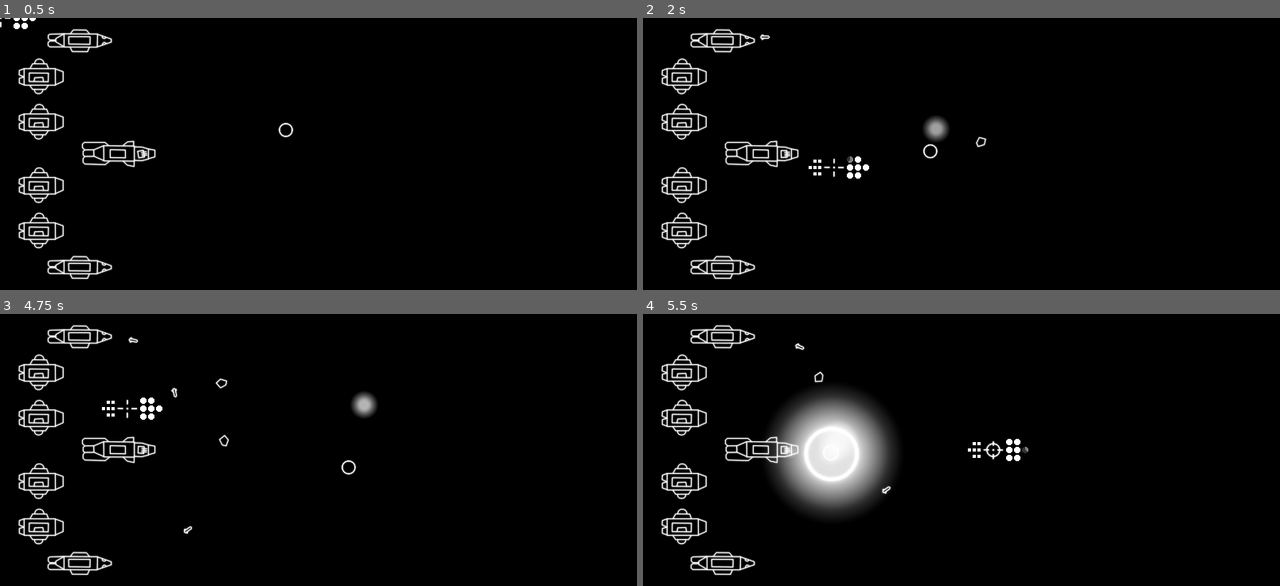
Above: before the commit, frames 1-4 (two rows, left to right).
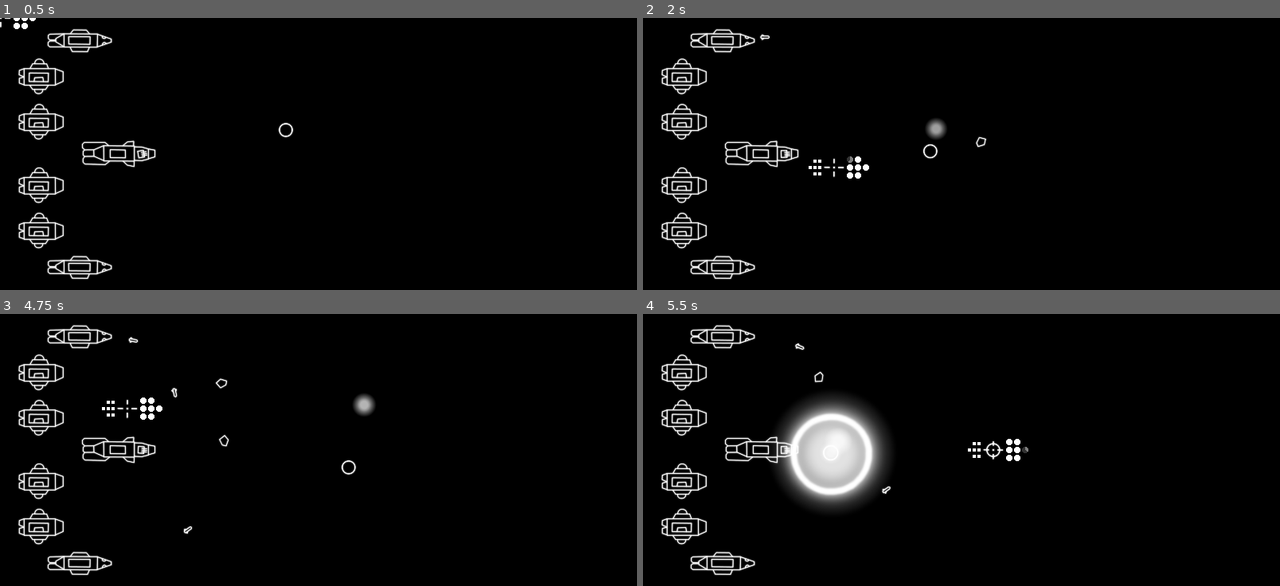
Above: after the commit, the same moments.

Repository: couaky/crossing-the-field
Game: Godot game, scene res://main/Main.tscn
Same seed, same stepped clock (60 frames per second), same inputs: the game is played once before the commit and once after it.
Inputs (mouse positions are in pixels of both pictures, inside the frame that each line leads up to):
- Up to frame 1 (0.5 s): no input
- Up to frame 2 (2 s): move the mouse to (1101, 140) at 0.52 s; tap Q (fire_cannons) at 0.6 s; move the mouse to (834, 167) at 1.27 s; tap A (fire_torpedo_A) at 1.35 s
- Up to frame 3 (4.75 s): move the mouse to (382, 390) at 2.02 s; tap one key every 0.75 s from 2.1 s: W (fire_torpedo_B) Q (fire_cannons) A (fire_torpedo_A) W (fire_torpedo_B); move the mouse to (286, 504) at 2.77 s; move the mouse to (509, 490) at 3.52 s; move the mouse to (127, 409) at 4.27 s
- Up to frame 4 (5.5 s): move the mouse to (993, 450) at 5.02 s; tap Q (fire_cannons) at 5.1 s

Frame 1 is identical in both runs. In frame 2, 0.2% of the frame differs, in the area x 44-48%, y 36-46%; in frame 3, 0.2%; in frame 4, 3.1%, in the area x 21-39%, y 30-72%.

Commit message:
Better explosions with scale

Diff:
--- a/components/Explosion.gd
+++ b/components/Explosion.gd
@@ -3,22 +3,18 @@
 
 
 func shell_explosion():
-	$Sprite.scale = Vector2(0.2, 0.2)
 	$AnimationPlayer.play("ShellExplosion")
 
 
 func asteroid_explosion():
-	$Sprite.scale = Vector2(0.3, 0.3)
 	$AnimationPlayer.play("AsteroidExplosion")
 
 
 func cannon_fire():
-	$Sprite.scale = Vector2(0.1, 0.1)
-	$AnimationPlayer.play("ShellExplosion")
+	$AnimationPlayer.play("ShellFire")
 
 
 func torpedo_explosion():
-	$Sprite.scale = Vector2(0.8, 0.8)
 	$AnimationPlayer.play("TorpedoExplosion")
 
 
--- a/components/Explosion.tscn
+++ b/components/Explosion.tscn
@@ -1,11 +1,11 @@
-[gd_scene load_steps=7 format=2]
+[gd_scene load_steps=8 format=2]
 
 [ext_resource path="res://assets/Explosion.png" type="Texture" id=1]
 [ext_resource path="res://components/Explosion.gd" type="Script" id=2]
 
 [sub_resource type="Animation" id=3]
 resource_name = "AsteroidExplosion"
-length = 0.5
+length = 0.6
 tracks/0/type = "value"
 tracks/0/path = NodePath("Sprite:modulate")
 tracks/0/interp = 1
@@ -13,10 +13,22 @@
 tracks/0/imported = false
 tracks/0/enabled = true
 tracks/0/keys = {
-"times": PoolRealArray( 0, 0.1, 0.5 ),
+"times": PoolRealArray( 0, 0.1, 0.6 ),
 "transitions": PoolRealArray( 1, 1, 1 ),
 "update": 0,
 "values": [ Color( 1, 1, 1, 0 ), Color( 1, 1, 1, 1 ), Color( 1, 1, 1, 0 ) ]
+}
+tracks/1/type = "value"
+tracks/1/path = NodePath("Sprite:scale")
+tracks/1/interp = 1
+tracks/1/loop_wrap = true
+tracks/1/imported = false
+tracks/1/enabled = true
+tracks/1/keys = {
+"times": PoolRealArray( 0, 0.1, 0.2, 0.6 ),
+"transitions": PoolRealArray( 1, 1, 1, 1 ),
+"update": 0,
+"values": [ Vector2( 0.1, 0.1 ), Vector2( 0.3, 0.3 ), Vector2( 0.3, 0.3 ), Vector2( 0.2, 0.2 ) ]
 }
 
 [sub_resource type="Animation" id=1]
@@ -33,10 +45,23 @@
 "update": 0,
 "values": [ Color( 1, 1, 1, 0 ) ]
 }
+tracks/1/type = "value"
+tracks/1/path = NodePath("Sprite:scale")
+tracks/1/interp = 1
+tracks/1/loop_wrap = true
+tracks/1/imported = false
+tracks/1/enabled = true
+tracks/1/keys = {
+"times": PoolRealArray( 0 ),
+"transitions": PoolRealArray( 1 ),
+"update": 0,
+"values": [ Vector2( 0.2, 0.2 ) ]
+}
 
 [sub_resource type="Animation" id=2]
 resource_name = "ShellExplosion"
 length = 0.5
+step = 0.05
 tracks/0/type = "value"
 tracks/0/path = NodePath("Sprite:modulate")
 tracks/0/interp = 1
@@ -49,10 +74,23 @@
 "update": 0,
 "values": [ Color( 1, 1, 1, 0 ), Color( 1, 1, 1, 1 ), Color( 1, 1, 1, 0 ) ]
 }
+tracks/1/type = "value"
+tracks/1/path = NodePath("Sprite:scale")
+tracks/1/interp = 1
+tracks/1/loop_wrap = true
+tracks/1/imported = false
+tracks/1/enabled = true
+tracks/1/keys = {
+"times": PoolRealArray( 0, 0.1, 0.5 ),
+"transitions": PoolRealArray( 1, 1, 1 ),
+"update": 0,
+"values": [ Vector2( 0.1, 0.1 ), Vector2( 0.2, 0.2 ), Vector2( 0.1, 0.1 ) ]
+}
 
-[sub_resource type="Animation" id=4]
-resource_name = "TorpedoExplosion"
+[sub_resource type="Animation" id=5]
+resource_name = "ShellFire"
 length = 0.5
+step = 0.05
 tracks/0/type = "value"
 tracks/0/path = NodePath("Sprite:modulate")
 tracks/0/interp = 1
@@ -65,19 +103,60 @@
 "update": 0,
 "values": [ Color( 1, 1, 1, 0 ), Color( 1, 1, 1, 1 ), Color( 1, 1, 1, 0 ) ]
 }
+tracks/1/type = "value"
+tracks/1/path = NodePath("Sprite:scale")
+tracks/1/interp = 1
+tracks/1/loop_wrap = true
+tracks/1/imported = false
+tracks/1/enabled = true
+tracks/1/keys = {
+"times": PoolRealArray( 0, 0.1, 0.5 ),
+"transitions": PoolRealArray( 1, 1, 1 ),
+"update": 0,
+"values": [ Vector2( 0.05, 0.05 ), Vector2( 0.1, 0.1 ), Vector2( 0.05, 0.05 ) ]
+}
+
+[sub_resource type="Animation" id=4]
+resource_name = "TorpedoExplosion"
+length = 0.6
+tracks/0/type = "value"
+tracks/0/path = NodePath("Sprite:modulate")
+tracks/0/interp = 1
+tracks/0/loop_wrap = true
+tracks/0/imported = false
+tracks/0/enabled = true
+tracks/0/keys = {
+"times": PoolRealArray( 0, 0.1, 0.2, 0.6 ),
+"transitions": PoolRealArray( 1, 1, 1, 1 ),
+"update": 0,
+"values": [ Color( 1, 1, 1, 0 ), Color( 1, 1, 1, 1 ), Color( 1, 1, 1, 1 ), Color( 1, 1, 1, 0 ) ]
+}
+tracks/1/type = "value"
+tracks/1/path = NodePath("Sprite:scale")
+tracks/1/interp = 1
+tracks/1/loop_wrap = true
+tracks/1/imported = false
+tracks/1/enabled = true
+tracks/1/keys = {
+"times": PoolRealArray( 0, 0.1, 0.2, 0.6 ),
+"transitions": PoolRealArray( 1, 1, 1, 1 ),
+"update": 0,
+"values": [ Vector2( 0.2, 0.2 ), Vector2( 1, 1 ), Vector2( 0.8, 0.8 ), Vector2( 0.2, 0.2 ) ]
+}
 
 [node name="Explosion" type="Node2D"]
 script = ExtResource( 2 )
 
 [node name="Sprite" type="Sprite" parent="."]
 modulate = Color( 1, 1, 1, 0 )
-scale = Vector2( 0.3, 0.3 )
+scale = Vector2( 0.2, 0.2 )
 texture = ExtResource( 1 )
 
 [node name="AnimationPlayer" type="AnimationPlayer" parent="."]
 anims/AsteroidExplosion = SubResource( 3 )
 anims/RESET = SubResource( 1 )
 anims/ShellExplosion = SubResource( 2 )
+anims/ShellFire = SubResource( 5 )
 anims/TorpedoExplosion = SubResource( 4 )
 
 [connection signal="animation_finished" from="AnimationPlayer" to="." method="_on_AnimationPlayer_animation_finished"]
--- a/components/ShockWave.tscn
+++ b/components/ShockWave.tscn
@@ -88,6 +88,7 @@
 [sub_resource type="Animation" id=4]
 resource_name = "ShockWaveTorpedo"
 length = 0.2
+step = 0.05
 tracks/0/type = "value"
 tracks/0/path = NodePath("Sprite:scale")
 tracks/0/interp = 1
@@ -98,7 +99,7 @@
 "times": PoolRealArray( 0, 0.2 ),
 "transitions": PoolRealArray( 1, 1 ),
 "update": 0,
-"values": [ Vector2( 0.08, 0.08 ), Vector2( 4, 4 ) ]
+"values": [ Vector2( 0.08, 0.08 ), Vector2( 6, 6 ) ]
 }
 tracks/1/type = "value"
 tracks/1/path = NodePath("Sprite:modulate")
@@ -122,7 +123,7 @@
 "times": PoolRealArray( 0, 0.1, 0.2 ),
 "transitions": PoolRealArray( 1, 1, 1 ),
 "update": 0,
-"values": [ 35.0, 35.0, 85.0 ]
+"values": [ 35.0, 85.0, 140.0 ]
 }
 
 [node name="ShockWave" type="Area2D"]
@@ -131,6 +132,7 @@
 script = ExtResource( 2 )
 
 [node name="CollisionShape2D" type="CollisionShape2D" parent="."]
+position = Vector2( 1, 1 )
 shape = SubResource( 1 )
 
 [node name="Sprite" type="Sprite" parent="."]
--- a/components/TorpedoPlasma.tscn
+++ b/components/TorpedoPlasma.tscn
@@ -28,7 +28,19 @@
 "times": PoolRealArray( 0, 0.1, 0.4, 2 ),
 "transitions": PoolRealArray( 1, 1, 2, 2 ),
 "update": 0,
-"values": [ 10.0, 90.0, 90.0, 10.0 ]
+"values": [ 10.0, 100.0, 100.0, 10.0 ]
+}
+tracks/2/type = "value"
+tracks/2/path = NodePath("Sprite:scale")
+tracks/2/interp = 1
+tracks/2/loop_wrap = true
+tracks/2/imported = false
+tracks/2/enabled = true
+tracks/2/keys = {
+"times": PoolRealArray( 0, 0.1, 0.2, 0.4, 2 ),
+"transitions": PoolRealArray( 1, 1, 1, 2, 2 ),
+"update": 0,
+"values": [ Vector2( 0.3, 0.3 ), Vector2( 1.2, 1.2 ), Vector2( 1, 1 ), Vector2( 1, 1 ), Vector2( 0.2, 0.2 ) ]
 }
 
 [sub_resource type="Animation" id=3]
@@ -57,6 +69,18 @@
 "update": 0,
 "values": [ 10.0 ]
 }
+tracks/2/type = "value"
+tracks/2/path = NodePath("Sprite:scale")
+tracks/2/interp = 1
+tracks/2/loop_wrap = true
+tracks/2/imported = false
+tracks/2/enabled = true
+tracks/2/keys = {
+"times": PoolRealArray( 0 ),
+"transitions": PoolRealArray( 1 ),
+"update": 0,
+"values": [ Vector2( 0.3, 0.3 ) ]
+}
 
 [sub_resource type="CircleShape2D" id=1]
 
@@ -66,6 +90,7 @@
 script = ExtResource( 2 )
 
 [node name="Sprite" type="Sprite" parent="."]
+scale = Vector2( 0.3, 0.3 )
 texture = ExtResource( 1 )
 
 [node name="AnimationPlayer" type="AnimationPlayer" parent="."]
